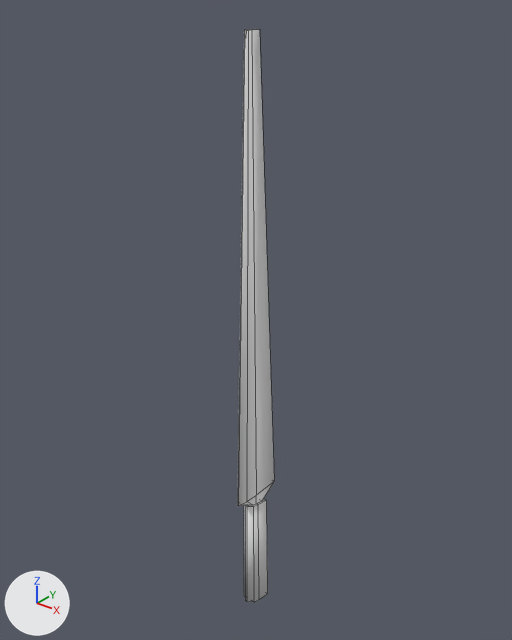
The FBX model Being/Psword1.fbx: old version first, new version second.
Camera for both pictures: a 50 mm lens placed at (0.028, -0.0497, 0.0632), pointed at (-0.0009, -0.0135, 0.0408). Arrows for +X, +Y and +Z are at lower left; the lights stay in place. Mesh edges are drawn as thin lines. Where no turn or scale is listed for an object, it has been applied to the vertices.

Before the edit, the objects in view are built like this:
```python
me_psword1 = bpy.data.meshes.new('PSword1')
me_psword1.from_pydata(...)  # 40 vertices, 38 faces; spans x -0.0009..0.0009, y -0.0016..0.0025, z -0.0052..0.0397
# before: 0 (-0.0007, 0.0002, -0.0052), 1 (-0.0009, 0.0011, -0.0052), 2 (0.0009, 0.0011, -0.0052) at pixel (267, 593), 3 (0.0007, 0.0002, -0.0052) at pixel (259, 599), 8 (-0.0005, -0.0003, -0.0052) at pixel (244, 595)
# before: 9 (0.0005, -0.0003, -0.0052) at pixel (254, 602), 12 (-0.0001, -0.0006, -0.0052) at pixel (245, 600), 13 (0.0001, -0.0006, -0.0052) at pixel (247, 601)
# before: 25 (-0.0001, 0.0008, 0.0397) at pixel (256, 29), 26 (0.0001, 0.0008, 0.0397) at pixel (259, 29), 32 (-0.0004, 0.0025, 0.0057), 33 (0.0004, 0.0025, 0.0057) at pixel (274, 481), 34 (0.0, -0.0016, 0.0057) at pixel (238, 505)
# before: 35 (0.0, -0.0016, 0.0057) at pixel (237, 505), 36 (0.0003, -0.0008, 0.0057) at pixel (246, 501), 37 (-0.0003, 0.0003, 0.0057), 38 (0.0003, 0.0003, 0.0057) at pixel (256, 495), 39 (-0.0003, -0.0008, 0.0057)
ob_psword1 = bpy.data.objects.new('PSword1', me_psword1)
ob_psword1.location = (0.0, -0.01526, 0.02068)
```
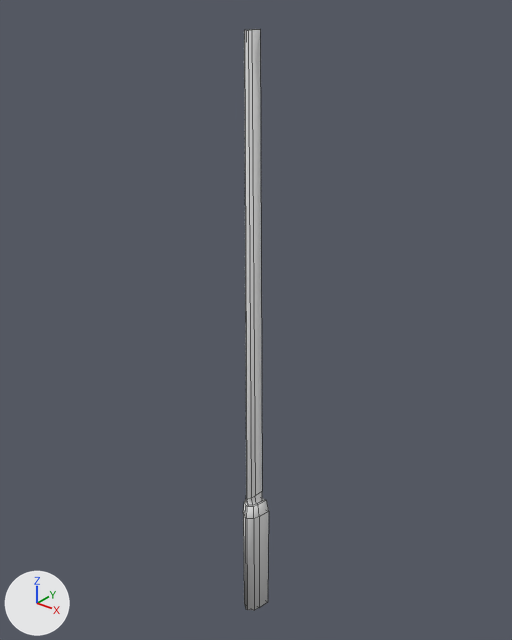
What differs and where, as boxes (x1, y1, x2, y2) in the pictures (512 x 640 px; the box of a moved part takes in the faces that stretch with it):
'PSword1', reshaped (27% narrower): before (238, 29, 274, 602); after (243, 29, 269, 610)
part 1 of me_psword1, built on: before (244, 500, 268, 602); after (243, 500, 269, 610)
part 2 of me_psword1, moved or reshaped: before (238, 29, 274, 506); after (244, 29, 262, 505)

Patch to the scene script:
```diff
--- a/Being/Psword1.fbx.py
+++ b/Being/Psword1.fbx.py
@@ me_psword1 @@
 me_psword1.from_pydata(...)  # 40 vertices, 38 faces; spans x -0.0009..0.0009, y -0.0016..0.0025, z -0.0052..0.0397
 # used by ob_psword1; location = (0.0, -0.01526, 0.02068)
 # verts and faces of me_psword1; kept vertices keep their numbers, new ones are numbered from 40
+# me_psword1 part 1
+delete_faces([(0, 1, 2, 3), (0, 3, 9, 8), (8, 9, 13, 12)])
+for i in [*range(0, 4), 8, 9, 12, 13]: verts[i] += (0.0, 0.0, 0.009)
+for new, old in zip([*range(40, 48)], [*range(0, 4), 8, 9, 12, 13]): verts[new] = verts[old] + (0.0, 0.0, -0.01)
+faces += [(8, 44, 46, 12), (0, 40, 44, 8), (9, 13, 47, 45), (40, 41, 42, 43), (40, 43, 45, 44), (44, 45, 47, 46)]
+faces += [(1, 2, 42, 41), (12, 46, 47, 13), (2, 3, 43, 42), (0, 1, 41, 40), (3, 9, 45, 43)]
+# me_psword1 part 2
+verts[25] = (-0.0001, 0.0009, 0.0397)  # moved, pixel (256, 29)
+verts[26] = (0.0001, 0.0009, 0.0397)  # moved, pixel (260, 29)
+verts[32] = (-0.0004, 0.0009, 0.0057)  # moved
+verts[33] = (0.0004, 0.0009, 0.0057)  # moved, pixel (262, 491)
+verts[34] = (0.0, -0.0005, 0.0057)  # moved, pixel (246, 498)
+verts[35] = (0.0, -0.0005, 0.0057)  # moved, pixel (246, 498)
+verts[36] = (0.0003, -0.0002, 0.0057)  # moved, pixel (251, 497)
+verts[39] = (-0.0003, -0.0002, 0.0057)  # moved, pixel (246, 495)
+verts[37] = (-0.0003, 0.0001, 0.0057)  # moved
+verts[38] = (0.0003, 0.0001, 0.0057)  # moved, pixel (255, 495)
```
